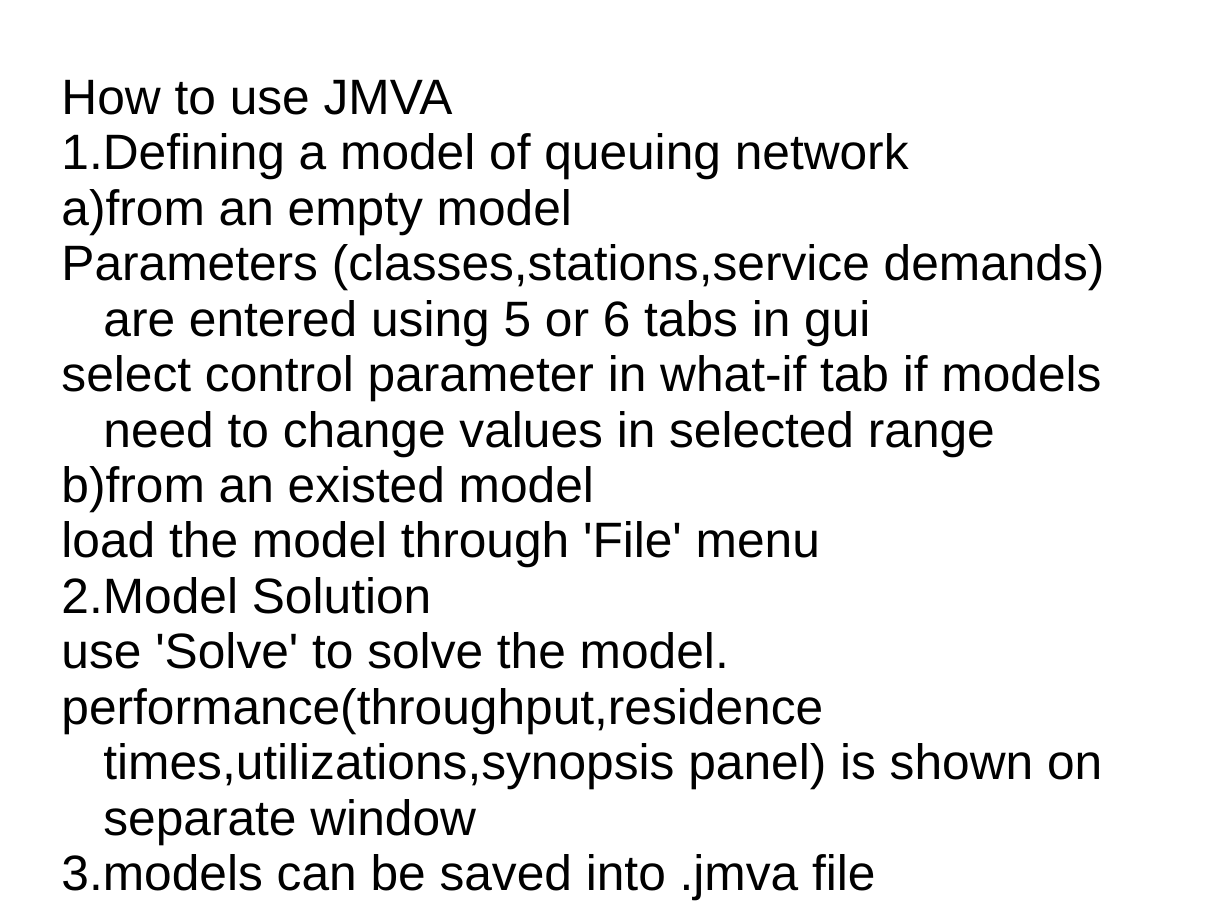
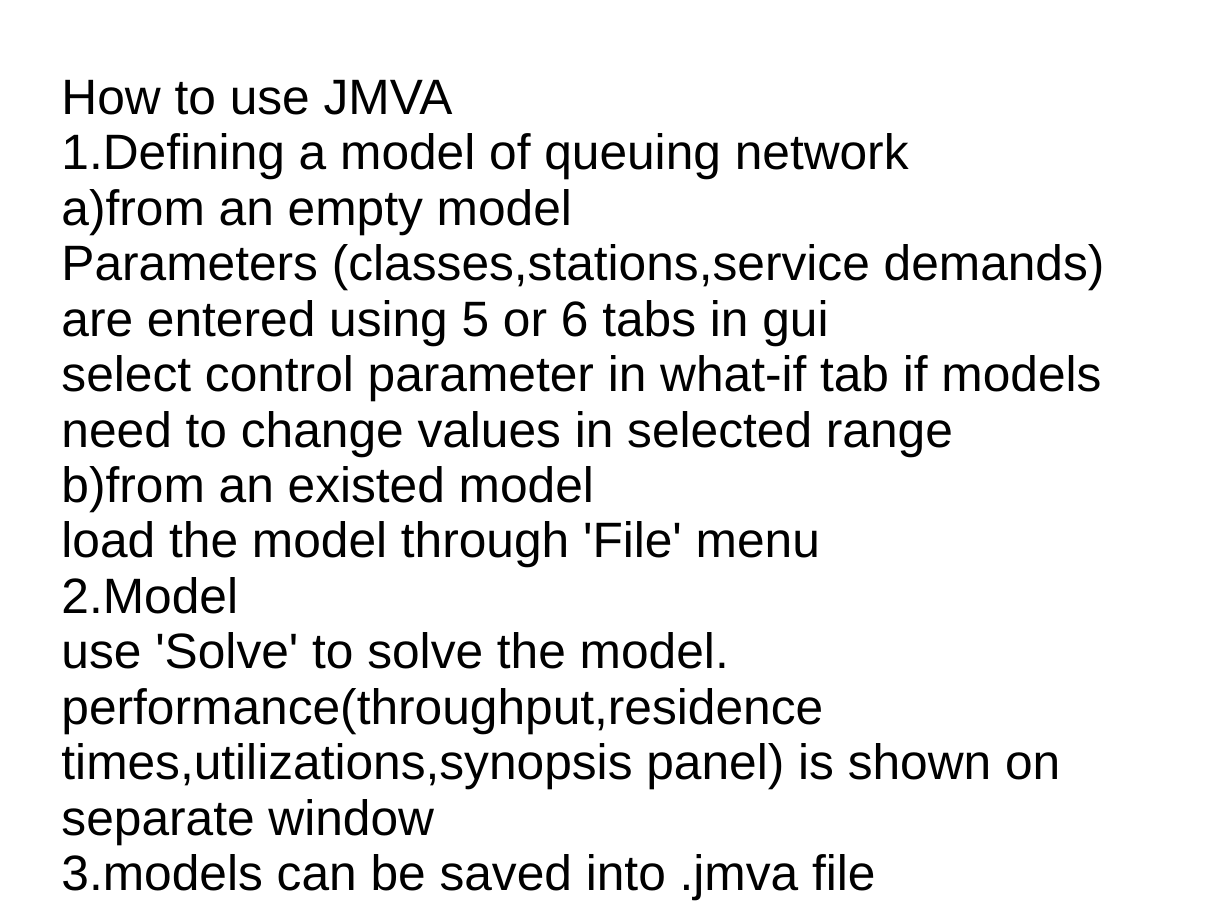
Before and after one commit to pavelgrib/SE_CW1, a slide deck: slide 1 of how to use.ppt. Drawn at 1232x924 pixels with LibreOffice and Linux fonts; fonts in the diff are those of the drawing. Boxes give left, top, right and bottom in pixels: in the first picture for what was removed or moved away, otherwise in the second. Text is boxed around its words. In the diff, an @@ line names an element or a change of style, - is before the commit and + after.

```diff
--- a/how to use.ppt
+++ b/how to use.ppt
@@ subtitle at (x1=61, y1=79, x2=1105, y2=900): indent changed @@
@@ subtitle at (x1=61, y1=577, x2=238, y2=614): text changed @@
-2.Model Solution
+2.Model
```
Also in this commit, not shown: 1 other file.
